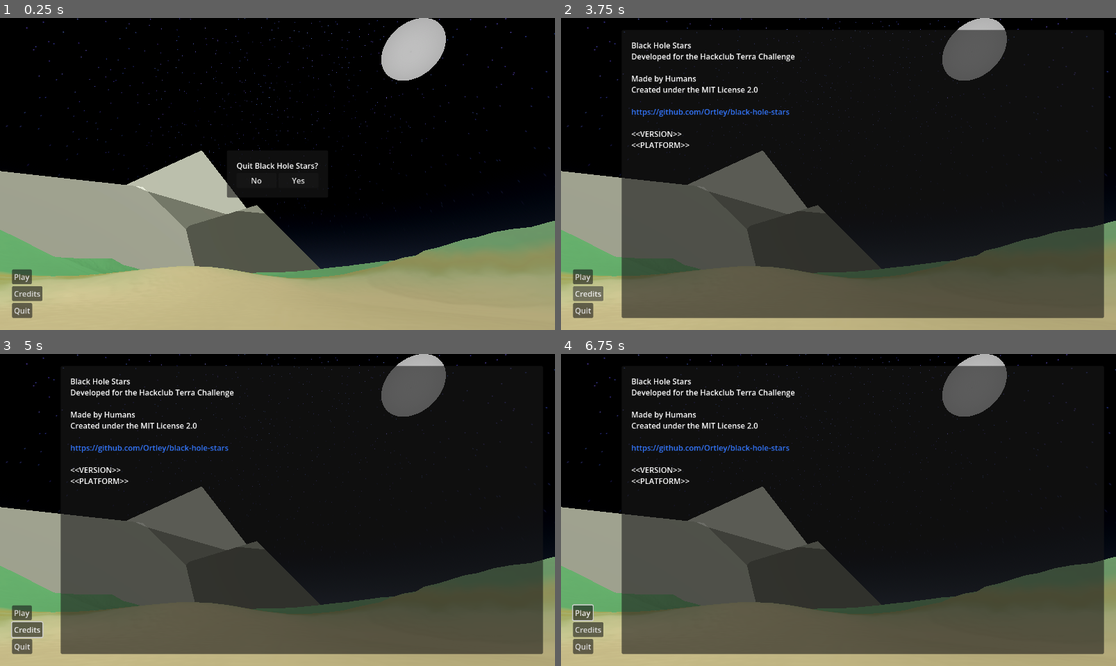
Above: before the commit, frames 1-4 (two rows, left to right).
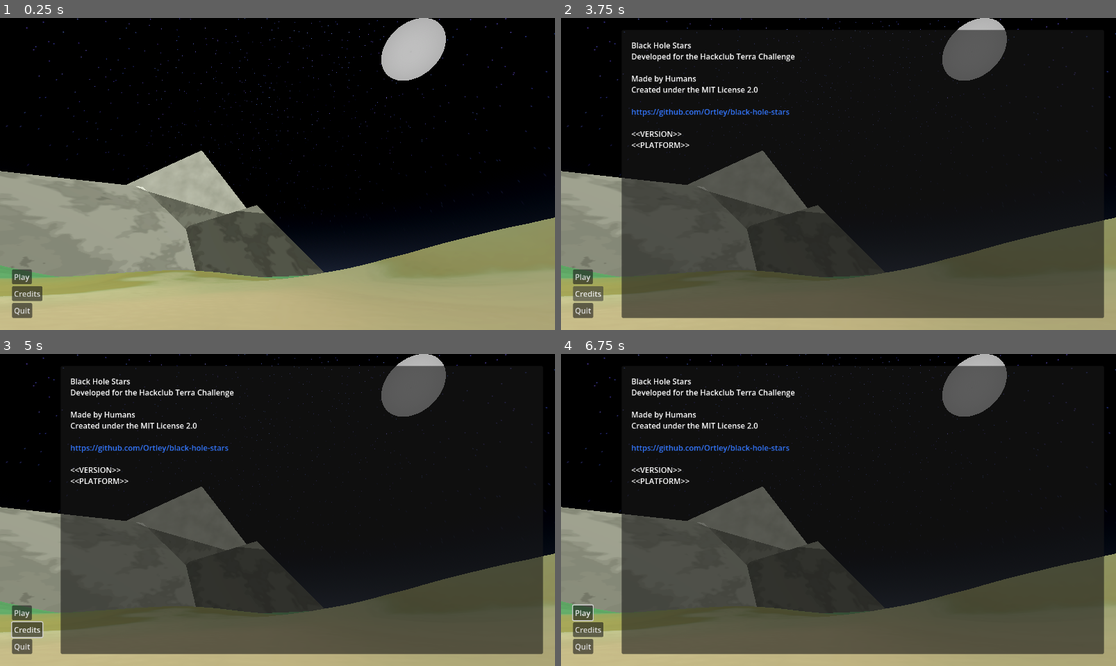
Above: after the commit, the same moments.

Repository: Ortley/black-hole-stars
Game: Godot game, scene res://scene/init.tscn
Same seed, same stepped clock (60 frames per second), same inputs: the game is played once before the commit and once after it.
Inputs (mouse positions are in pixels of both pictures, inside the frame that each line leads up to):
- Up to frame 1 (0.25 s): no input
- Up to frame 2 (3.75 s): click "Play" at 0.5 s; click "Play" at 1.25 s; click (860, 180) at 2 s, where only the run before the commit has a clickable "Yes"; click (816, 180) at 2.75 s, where only the run before the commit has a clickable "No"; click "Credits" at 3.5 s
- Up to frame 3 (5 s): move the mouse to (299, 510) at 4.27 s; hold Right from 4.28 s (still down); tap Alt at 4.35 s; click (299, 510) at 4.42 s
- Up to frame 4 (6.75 s): move the mouse to (727, 525) at 5.02 s; release Right at 5.03 s; hold Down 5.03-5.78 s; tap Shift at 5.1, 6.6 s; move the mouse to (894, 441) at 5.77 s; hold Right 5.78-6.53 s; tap Alt at 5.85 s; move the mouse to (810, 572) at 6.52 s; hold Up from 6.53 s (still down); click (810, 572) at 6.67 s

The runs differ from the first frame. In frame 1, 7.0% of the frame differs, in the area x 0-100%, y 42-90%; in frame 2, 2.9%; in frame 3, 2.9%; in frame 4, 2.9%.

Commit message:
Make title screen scene a bit more interesting

Diff:
--- a/scene/init.tscn
+++ b/scene/init.tscn
@@ -114,10 +114,36 @@
 tonemap_mode = 2
 glow_enabled = true
 
+[sub_resource type="Gradient" id="Gradient_cb7ku"]
+interpolation_mode = 1
+offsets = PackedFloat32Array(0, 0.050955415, 0.28025478, 0.41401273, 0.50955415)
+colors = PackedColorArray(0.72611463, 0.72611463, 0.72611463, 1, 0.86557996, 0.86557996, 0.86557996, 1, 0.83033526, 0.83033514, 0.83033514, 1, 0.91098726, 0.91098726, 0.91098726, 1, 1, 1, 1, 1)
+
+[sub_resource type="FastNoiseLite" id="FastNoiseLite_4jbsl"]
+seed = 1993
+fractal_octaves = 2
+domain_warp_enabled = true
+domain_warp_fractal_octaves = 1
+
+[sub_resource type="NoiseTexture2D" id="NoiseTexture2D_2a4qf"]
+noise = SubResource("FastNoiseLite_4jbsl")
+color_ramp = SubResource("Gradient_cb7ku")
+
 [sub_resource type="StandardMaterial3D" id="StandardMaterial3D_iglqp"]
 albedo_color = Color(0.601223, 0.601223, 0.60122293, 1)
+albedo_texture = SubResource("NoiseTexture2D_2a4qf")
+
+[sub_resource type="Gradient" id="Gradient_rkhui"]
+colors = PackedColorArray(0.8346143, 0.8346143, 0.8346143, 1, 1, 1, 1, 1)
+
+[sub_resource type="FastNoiseLite" id="FastNoiseLite_y6lro"]
+
+[sub_resource type="NoiseTexture2D" id="NoiseTexture2D_276s5"]
+noise = SubResource("FastNoiseLite_y6lro")
+color_ramp = SubResource("Gradient_rkhui")
 
 [sub_resource type="StandardMaterial3D" id="StandardMaterial3D_dskgn"]
+albedo_texture = SubResource("NoiseTexture2D_276s5")
 
 [sub_resource type="Shader" id="Shader_42rhp"]
 code = "// NOTE: Shader automatically converted from Godot Engine 4.6.3.stable's StandardMaterial3D.
@@ -213,8 +239,8 @@
 
 [sub_resource type="Gradient" id="Gradient_42rhp"]
 interpolation_mode = 2
-offsets = PackedFloat32Array(0.30635837, 0.44508672, 0.49710983, 0.5549133)
-colors = PackedColorArray(1, 0, 0, 1, 0.7411765, 0, 0, 1, 0.3764706, 1, 0, 1, 0, 0, 0, 1)
+offsets = PackedFloat32Array(0.07643312, 0.29299363, 0.3312102, 0.5549133, 0.9044586, 1)
+colors = PackedColorArray(1, 0, 0, 1, 0.7411765, 0, 0, 1, 0.3764706, 1, 0, 1, 0, 0, 0, 1, 0, 0, 0, 1, 1, 0, 0, 1)
 
 [sub_resource type="GradientTexture2D" id="GradientTexture2D_afm41"]
 gradient = SubResource("Gradient_42rhp")
@@ -222,7 +248,7 @@
 height = 128
 fill = 1
 fill_from = Vector2(0.5, 0.5)
-fill_to = Vector2(0, 0.5)
+fill_to = Vector2(0, 0.49321267)
 
 [sub_resource type="FastNoiseLite" id="FastNoiseLite_42rhp"]
 seed = 301
@@ -234,6 +260,7 @@
 noise = SubResource("FastNoiseLite_42rhp")
 
 [sub_resource type="FastNoiseLite" id="FastNoiseLite_afm41"]
+seed = 144
 
 [sub_resource type="NoiseTexture2D" id="NoiseTexture2D_42rhp"]
 noise = SubResource("FastNoiseLite_afm41")
@@ -276,9 +303,9 @@
 shader_parameter/uv2_offset = Vector3(0, 0, 0)
 
 [sub_resource type="PlaneMesh" id="PlaneMesh_ie4dk"]
-size = Vector2(50, 50)
-subdivide_width = 50
-subdivide_depth = 50
+size = Vector2(75, 75)
+subdivide_width = 75
+subdivide_depth = 75
 
 [sub_resource type="GDScript" id="GDScript_afm41"]
 resource_name = "main-menu-manager"
@@ -465,6 +492,7 @@
 script = SubResource("GDScript_42rhp")
 
 [node name="Quit" type="PanelContainer" parent="UI" unique_id=767071909]
+visible = false
 layout_mode = 1
 anchors_preset = 8
 anchor_left = 0.5
